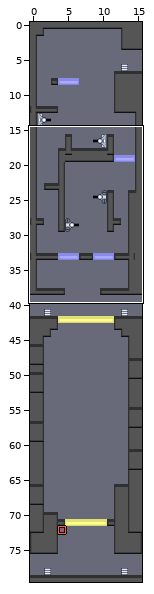
LDtk project, stored at assets/world.ldtk. Above, an overview of the earlier version with the close-up marked.
Close-up. Before the commit:
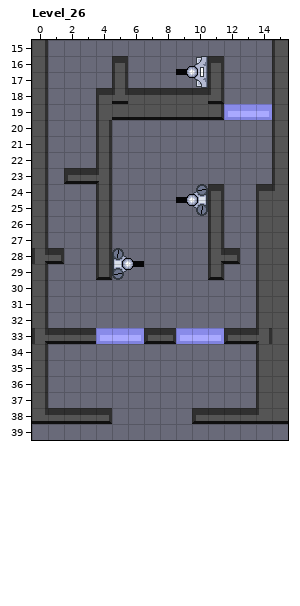
Cells are 16x16 px. Shown: Level_26 x 0..15, y 15..39. The commit also changed other parts of the map, which this record leaves out.
After the commit:
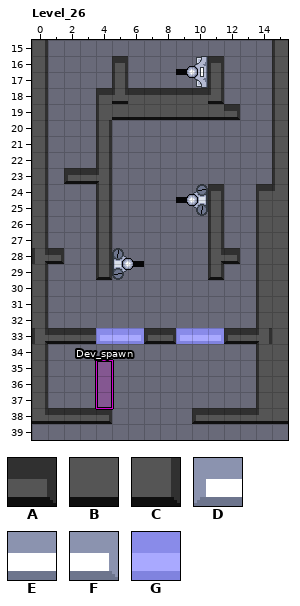
Key: from "FineTerrain": A 3, B 31, C 32, D 51, E 52, F 53; from "TerrainColor": G 2 "BLUE".
_ is an empty cell.
Objects are placed by their top-left corner, in cells (3,4 is the top-left corner of cell 3,4); size is 1x1 cell unless given.
See-through tiles are keyed as they look on the map.
Difference:
Layer "Terrain_fine":
The author changed tile D to tile A in row 19 at x 12.
The author changed tile C to tile B in row 19 at x 11.
Tile E is gone in row 19 at x 13.
Tile F is gone in row 19 at x 14.
Layer "TerrainColor":
Tile G is gone in row 19 at x 12 to 14.
Layer "Objects":
A new object: "Dev_spawn" rectangle at 4,35 size 1x3.
